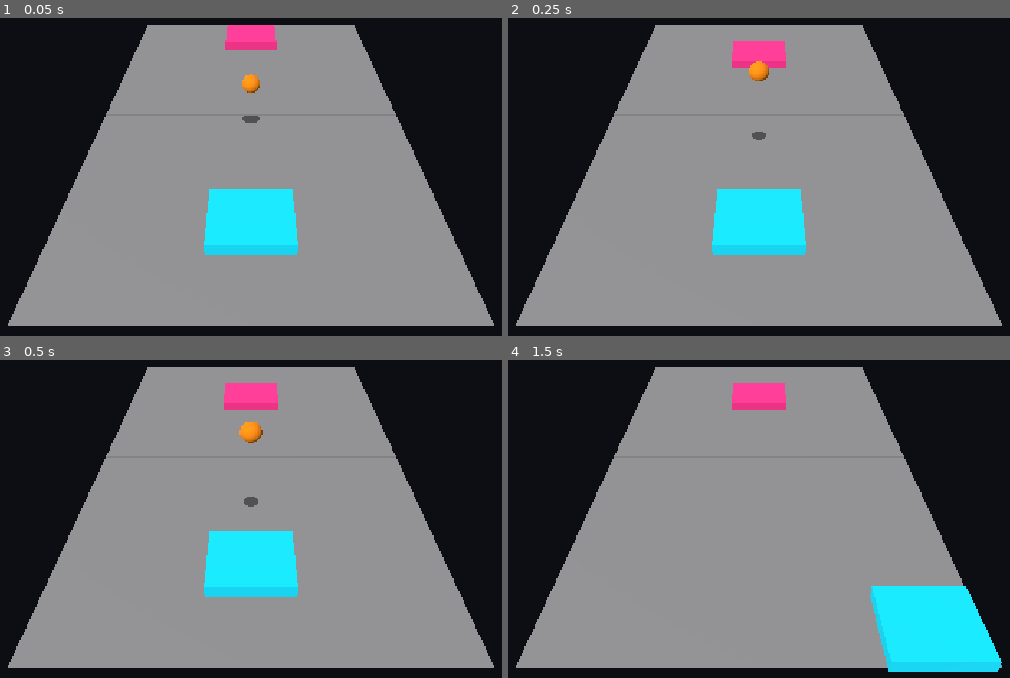
Above: before the commit, frames 1-4 (two rows, left to right).
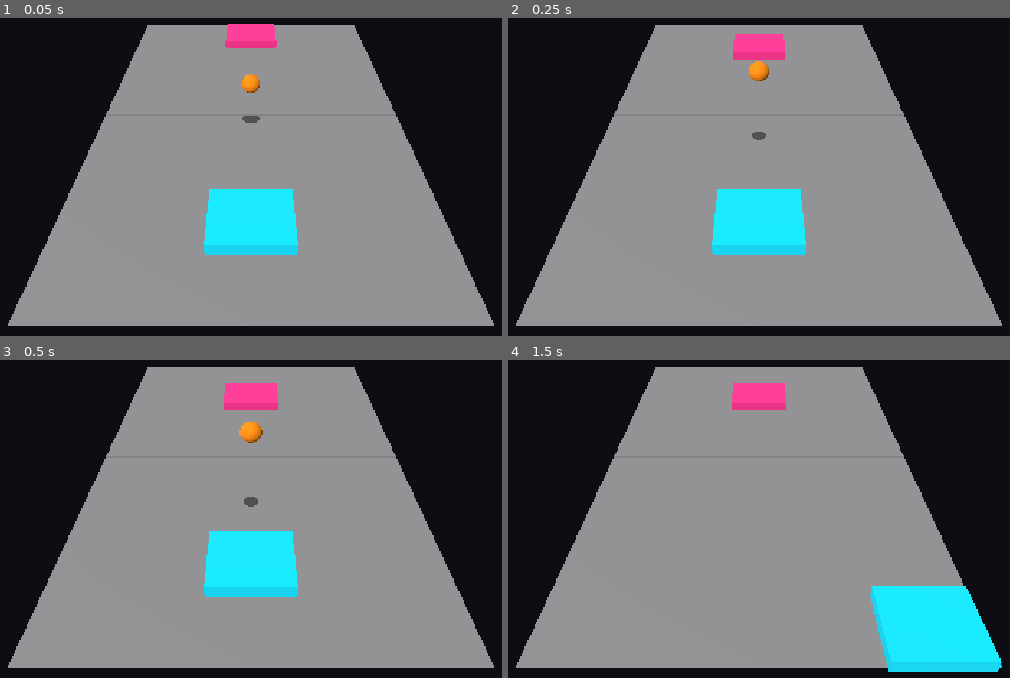
Above: after the commit, the same moments.

Repository: konserva93/galaxy-pong-2
Game: Godot game, scene res://scenes/Main.tscn
Two runs of this game, one before a commit and one after it. Both use one fixed random seed, a clock stepped at 60 frames per second and the inputs below.
Inputs (mouse positions are in pixels of both pictures, inside the frame that each line leads up to):
- Up to frame 1 (0.05 s): no input
- Up to frame 2 (0.25 s): no input
- Up to frame 3 (0.5 s): no input
- Up to frame 4 (1.5 s): move the mouse to (934, 433) at 0.52 s; hold D (move_right) 0.53-1.28 s; tap Enter at 1.25 s; move the mouse to (598, 480) at 1.27 s; hold S (move_back) from 1.28 s (still down)

The runs differ from the first frame. In frame 1, 0.1% of the frame differs, in the area x 44-56%, y 1-11%; in frame 2, 0.4%, in the area x 44-56%, y 5-16%; in frame 3, nothing differs; in frame 4, nothing differs.

Commit message:
feat: AI difficulty tuning + missed-return debug logging (task 3.1)
- ai_paddle_speed 10 -> 5, user-tuned by playtest.
- paddle_ai.gd: log to console whenever the ball was heading toward AI
  and AI was actively tracking it (_was_reacting) but the ball crossed
  paddle_hit_height without being caught -- a real miss, whether from
  the guaranteed d21 miss roll or simply not reaching in time. Kept
  alongside the existing per-roll d21 debug print, both left in
  deliberately per request.
- Added tests/ai_missed_return_test.gd covering: a real miss is
  flagged exactly once, a real catch is not flagged, and a ball not
  heading toward AI is not flagged (it isn't "AI's ball"). Verified
  stable across repeated runs.
- Marked stage 3 (AI difficulty) complete in DevelopmentPlan.md;
  updated ai_paddle_speed in GameDesign's constants table.

AIPaddle.tscn's uid://.../unique_id= fields are a Godot-side format
resave (from opening the project in-editor), not a manual edit.

Diff:
--- a/scenes/AIPaddle.tscn
+++ b/scenes/AIPaddle.tscn
@@ -1,6 +1,6 @@
-[gd_scene load_steps=4 format=3]
+[gd_scene format=3 uid="uid://bglyh2pgqgh2s"]
 
-[ext_resource type="Script" path="res://scripts/paddle_ai.gd" id="1_paddle_ai"]
+[ext_resource type="Script" uid="uid://diu3pkd6q2x3c" path="res://scripts/paddle_ai.gd" id="1_paddle_ai"]
 
 [sub_resource type="StandardMaterial3D" id="StandardMaterial3D_paddle_ai"]
 albedo_color = Color(1, 0.2, 0.55, 1)
@@ -12,12 +12,13 @@
 [sub_resource type="BoxShape3D" id="BoxShape3D_paddle_ai"]
 size = Vector3(2, 0.3, 1.8)
 
-[node name="AIPaddle" type="Area3D" groups=["paddles"]]
+[node name="AIPaddle" type="Area3D" unique_id=284184333 groups=["paddles"]]
 transform = Transform3D(1, 0, 0, 0, 1, 0, 0, 0, 1, 0, 1, -6)
 script = ExtResource("1_paddle_ai")
+ai_paddle_speed = 5.0
 
-[node name="MeshInstance3D" type="MeshInstance3D" parent="."]
+[node name="MeshInstance3D" type="MeshInstance3D" parent="." unique_id=1528858298]
 mesh = SubResource("BoxMesh_paddle_ai")
 
-[node name="CollisionShape3D" type="CollisionShape3D" parent="."]
+[node name="CollisionShape3D" type="CollisionShape3D" parent="." unique_id=1750086622]
 shape = SubResource("BoxShape3D_paddle_ai")
--- a/scripts/paddle_ai.gd
+++ b/scripts/paddle_ai.gd
@@ -46,6 +46,8 @@
 var _rng := RandomNumberGenerator.new()
 var _was_reacting := false
 var _current_error := Vector2.ZERO
+var _prev_ball_y := 0.0
+var _missed_return_count := 0 ## для тестов -- считает срабатывания _check_missed_return
 
 ## Скорость весла в текущем кадре (для вклада в удар мяча, см. ball.gd).
 var velocity: Vector3 = Vector3.ZERO
@@ -66,6 +68,8 @@
 
 	if _ball == null:
 		push_warning("AIPaddle: ball_path не назначен, AI не сможет реагировать на мяч")
+	else:
+		_prev_ball_y = _ball.position.y
 
 	_bounds = PaddleBounds.new(
 		field_width, field_length,
@@ -79,6 +83,8 @@
 	if camera != null and not _bounds.z_calibrated:
 		_bounds.calibrate_z(camera)
 
+	_check_missed_return()
+
 	var target := _compute_target()
 	position.x = move_toward(position.x, target.x, ai_paddle_speed * delta)
 	position.z = move_toward(position.z, target.y, ai_paddle_speed * delta)
@@ -89,6 +95,26 @@
 
 	velocity = (position - _previous_position) / delta
 	_previous_position = position
+
+
+## Отладочный вывод: мяч пересёк paddle_hit_height сверху вниз, ЛЕТЯ К AI
+## (velocity.z < 0, т.е. это не последствие уже состоявшегося отбития — сразу
+## после удара velocity.z становится >= 0), пока AI активно реагировал на
+## него (_was_reacting) -- значит удара не произошло, AI не поймал мяч,
+## который был "его". Строгое "< paddle_hit_height" (а не "<=") принципиально
+## отличает это от кадра самого удара, где ball.gd снапает Y ровно на
+## paddle_hit_height, а не ниже.
+func _check_missed_return() -> void:
+	if _ball == null:
+		return
+
+	var ball_y: float = _ball.position.y
+	var crossed_downward := _prev_ball_y > paddle_hit_height and ball_y < paddle_hit_height
+	if _was_reacting and crossed_downward and _ball.velocity.z < 0.0:
+		_missed_return_count += 1
+		print("AI missed a return: ball crossed paddle_hit_height at x=%.2f z=%.2f (AI was at x=%.2f z=%.2f)" % [_ball.position.x, _ball.position.z, position.x, position.z]) # TODO: временный отладочный вывод, убрать после проверки
+
+	_prev_ball_y = ball_y
 
 
 func _compute_target() -> Vector2:
--- /dev/null
+++ b/tests/ai_missed_return_test.gd
@@ -0,0 +1,104 @@
+extends SceneTree
+
+## Регрессия для paddle_ai.gd::_check_missed_return (отладочный вывод "AI
+## missed a return", добавлен по запросу вместе с d21-прицеливанием):
+## - когда мяч летит к AI (velocity.z < 0), AI активно реагирует
+##   (_was_reacting), но реального удара не происходит (весло физически не
+##   успело/промахнулось) -- срабатывание фиксируется ровно один раз, когда
+##   мяч пересекает paddle_hit_height сверху вниз;
+## - когда AI реально ловит мяч (весло рядом с точкой приземления) --
+##   срабатывания НЕ происходит;
+## - когда мяч падает (пересекает paddle_hit_height), но летит НЕ к AI
+##   (velocity.z >= 0 -- значит, это не "мяч AI", AI и не должен был его
+##   ловить) -- срабатывания не происходит.
+##
+## Запуск: см. reference-godot-cli в памяти проекта.
+
+var _ok := true
+
+
+func _initialize() -> void:
+	call_deferred("_run")
+
+
+func _run() -> void:
+	var main_scene: PackedScene = load("res://scenes/Main.tscn")
+	var main: Node3D = main_scene.instantiate()
+	root.add_child(main)
+	await physics_frame
+	await physics_frame
+
+	var ai: Area3D = main.get_node("AIPaddle")
+	var ball: Area3D = main.get_node("Ball")
+	var game_manager: Node = root.get_node("GameManager")
+	# Тест сам ставит мяч в нужные сценарии напрямую -- отключаем реальный
+	# GameManager, чтобы его собственная логика гола/паузы/подачи не мешала
+	# (см. тот же приём и его обоснование в ai_paddle_test.gd).
+	if ball.point_scored.is_connected(game_manager.register_point):
+		ball.point_scored.disconnect(game_manager.register_point)
+
+	await _check_real_miss_is_detected(ai, ball)
+	await _check_real_catch_is_not_flagged(ai, ball)
+	await _check_no_reaction_no_flag(ai, ball)
+
+	print("RESULT: ", "PASS" if _ok else "FAIL")
+	quit(0 if _ok else 1)
+
+
+func _check_real_miss_is_detected(ai: Area3D, ball: Area3D) -> void:
+	print("--- AI reacting but paddle far from landing spot -> flagged exactly once ---")
+
+	ball.position = Vector3(0.0, 3.0, -2.0)
+	ball.launch(Vector3(0.0, 0.0, -5.0)) # launch(), не просто velocity= -- сбрасывает _point_scored_this_rally/visible от предыдущего сценария
+	ai.position = Vector3(3.4, 1.0, -6.0) # далеко от места приземления, вне досягаемости на этой скорости
+	ai._previous_position = ai.position
+	ai._was_reacting = true
+	ai._current_error = Vector2.ZERO
+	ai._prev_ball_y = ball.position.y
+	ai._missed_return_count = 0
+
+	for i in range(90):
+		await physics_frame
+
+	print("missed_return_count=%d (expect exactly 1)" % ai._missed_return_count)
+	_ok = _ok and ai._missed_return_count == 1
+
+
+func _check_real_catch_is_not_flagged(ai: Area3D, ball: Area3D) -> void:
+	print("--- AI reacting and actually positioned at the landing spot -> not flagged ---")
+
+	ball.position = Vector3(0.0, 3.0, -2.0)
+	ball.launch(Vector3(0.0, 0.0, -5.0)) # сбрасывает состояние розыгрыша от предыдущего сценария (см. первую проверку)
+	var landing: Vector2 = ai._predict_ball_landing() # учитывает снос по Z за время падения
+	ai.position = Vector3(landing.x, 1.0, landing.y) # уже на месте приземления
+	ai._previous_position = ai.position
+	ai._was_reacting = true
+	ai._current_error = Vector2.ZERO
+	ai._prev_ball_y = ball.position.y
+	ai._missed_return_count = 0
+
+	for i in range(90):
+		await physics_frame
+
+	print("missed_return_count=%d (expect 0), ball.velocity.z=%.2f (expect > 0 -- was actually hit)" % [ai._missed_return_count, ball.velocity.z])
+	_ok = _ok and ai._missed_return_count == 0
+	_ok = _ok and ball.velocity.z > 0.0
+
+
+func _check_no_reaction_no_flag(ai: Area3D, ball: Area3D) -> void:
+	print("--- ball falls and crosses hit height, but flies AWAY from AI -> not 'AI's ball', not flagged ---")
+
+	ball.position = Vector3(0.0, 3.0, -2.0)
+	ball.launch(Vector3(0.0, 0.0, 5.0)) # к игроку, не к AI -- AI не должен реагировать вовсе; launch() сбрасывает состояние от предыдущего сценария
+	ai.position = Vector3(3.4, 1.0, -6.0)
+	ai._previous_position = ai.position
+	ai._was_reacting = false
+	ai._current_error = Vector2.ZERO
+	ai._prev_ball_y = ball.position.y
+	ai._missed_return_count = 0
+
+	for i in range(90):
+		await physics_frame
+
+	print("missed_return_count=%d (expect 0 -- ball wasn't heading toward AI, so it's not 'AI's ball')" % ai._missed_return_count)
+	_ok = _ok and ai._missed_return_count == 0
Not shown, added: tests/ai_missed_return_test.gd.uid
Not shown, changed: docs/DevelopmentPlan.md
Not shown, changed: docs/GameDesign.md
